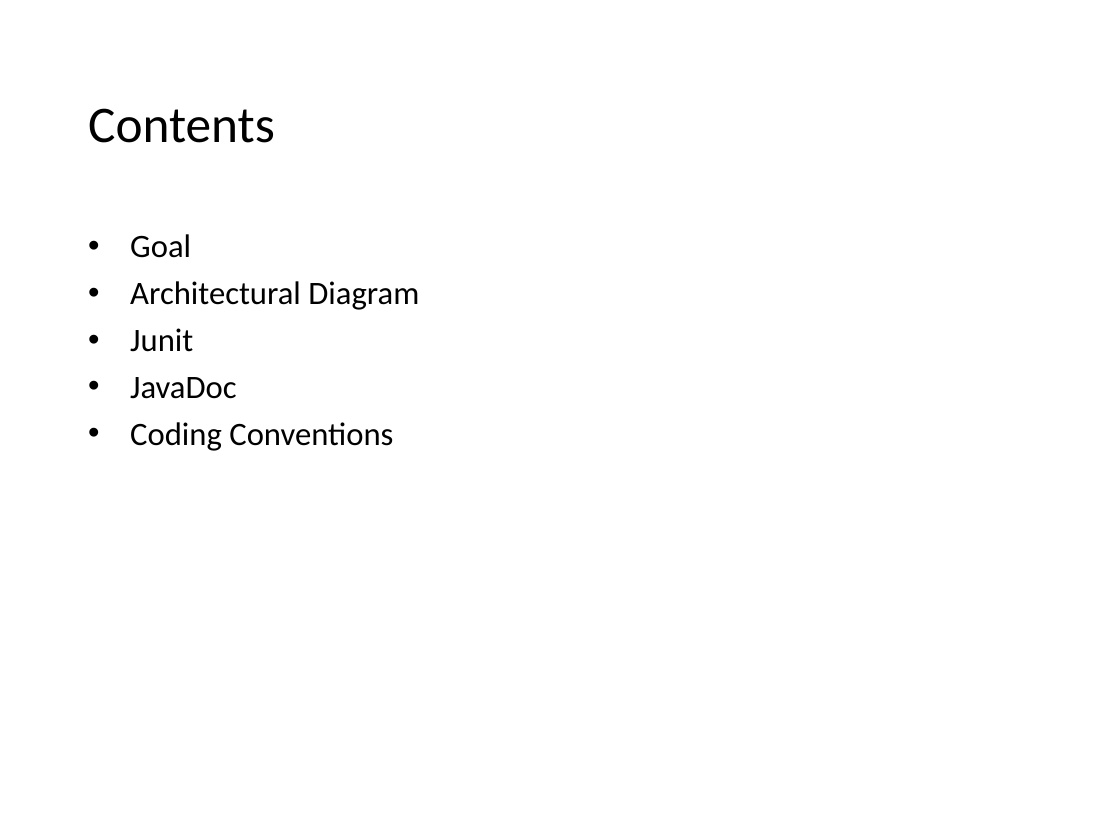
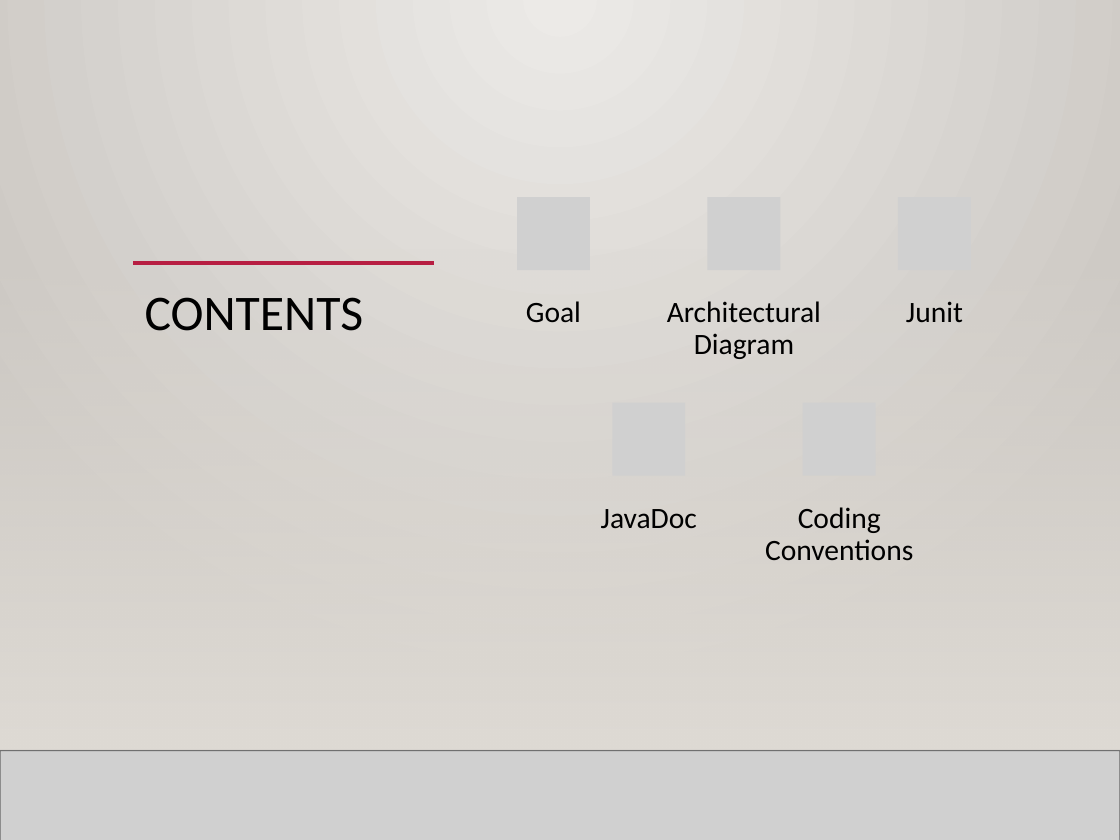
Before and after one commit to ekjot1313/APP-Project, a slide deck: slide 2 of Risk Game.pptx. Drawn at 1120x840 pixels with LibreOffice and Linux fonts; fonts in the diff are those of the drawing; grey boxes stand for pictures; background and template pictures are left out. Boxes give left, top, right and bottom in pixels: in the first picture for what was removed or moved away, otherwise in the second. Text is boxed around its words. In the diff, an @@ line names an element or a change of style, - is before the commit and + after.

Commit message:
ppt

```diff
--- a/Risk Game.pptx
+++ b/Risk Game.pptx
@@ background #FFFFFF to gradient #ECEAE7 to #CAC7C1 @@
@@ rectangle added at bbox=[0, 0, 1120, 840], fill gradient #ECEAE7 to #CAC7C1 @@
@@ text removed at bbox=[130, 234, 419, 451] @@
-• Goal
-• Architectural Diagram
-• Junit
-• JavaDoc
-• Coding Conventions
@@ line added from (177, 226) to (982, 226), #B71E42 2.5 pt @@
@@ rectangle added at bbox=[0, 246, 1120, 746], fill gradient #DFDBD5 @@
@@ rectangle added at bbox=[0, 248, 1120, 750], fill gradient #DFDBD5 @@
@@ line added from (133, 263) to (433, 263), #B71E42 2.5 pt @@
@@ title "CONTENTS" at bbox=[145, 297, 364, 331]: vertical alignment middle to top @@
@@ title at bbox=[145, 297, 364, 331]: text changed; size 33 to 32 pt @@
-Contents
+CONTENTS
@@ group added at bbox=[517, 197, 971, 561]: 5 pictures, 5 texts @@
+Goal
+Architectural Diagram
+Junit
+JavaDoc
+Coding Conventions
@@ line added from (0, 747) to (1120, 747), #000001 1 pt @@
@@ picture added at bbox=[0, 750, 1120, 840] @@
@@ line added from (0, 750) to (1120, 750), #000001 1 pt @@
```
Also in this commit, not shown: 3 other slides changed.
